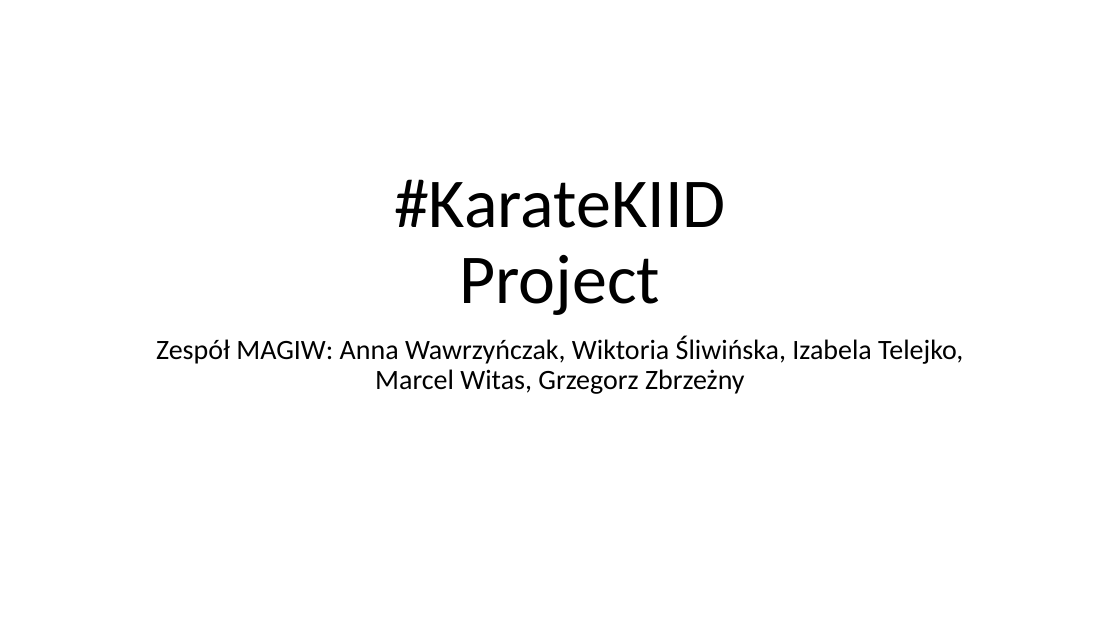
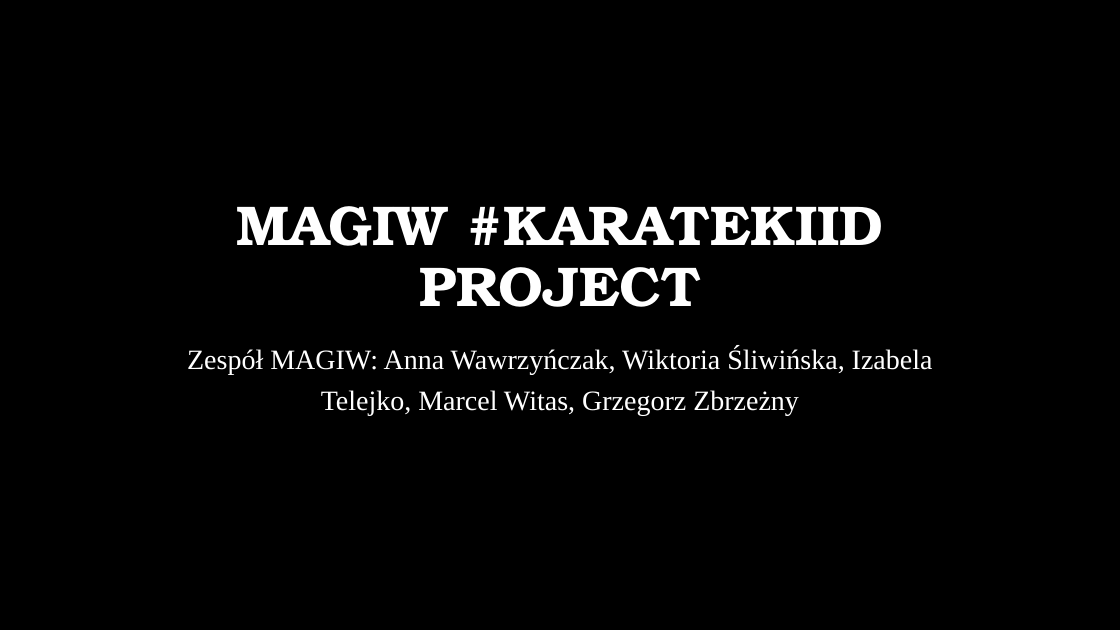
Before and after one commit to witasm/MAGIW, a slide deck: slide 1 of MAGIW_KarateKIID.pptx. Drawn at 1120x630 pixels with LibreOffice and Linux fonts; fonts in the diff are those of the drawing; background and template pictures are left out. Boxes give left, top, right and bottom in pixels: in the first picture for what was removed or moved away, otherwise in the second. Text is boxed around its words. In the diff, an @@ line names an element or a change of style, - is before the commit and + after.

```diff
--- a/MAGIW_KarateKIID.pptx
+++ b/MAGIW_KarateKIID.pptx
@@ background #FFFFFF to picture (left out) @@
@@ title at (236, 206, 883, 307): text changed; size 60 to 48 pt; font Calibri to TeX Gyre Bonum; text colour #000000 to #FFFFFF; bold on @@
-#KarateKIID
-Project
+MAGIW #KARATEKIID
+PROJECT
@@ subtitle "Zespół MAGIW: Anna Wawrzyńczak, Wiktoria ..." at (187, 348, 933, 415): font Calibri to Times New Roman, text colour #000000 to #FFFFFF; line spacing 0.9 to 1.2 @@
```
Also in this commit, not shown: 5 other slides changed.
